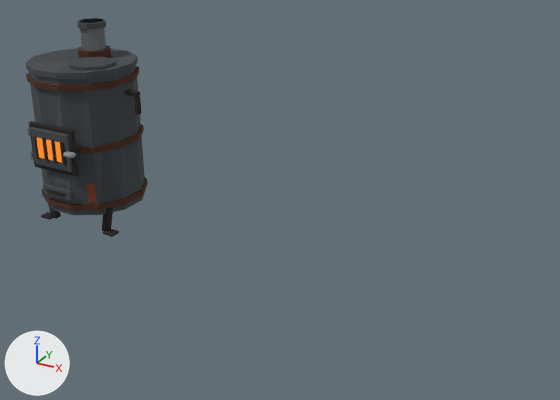
A saved change to the Blender file models/machine/stove_heat.blend.
Rendered twice from a 50 mm lens placed at (2.67, -2.52, 1.55), pointed at (1.33, -0.08, 0.32). Arrows for +X, +Y and +Z are at lower left; the lights stay in place. The older version comes first.

In view in the first picture: 'stove_heat_stalnaya_bochka_idle'.
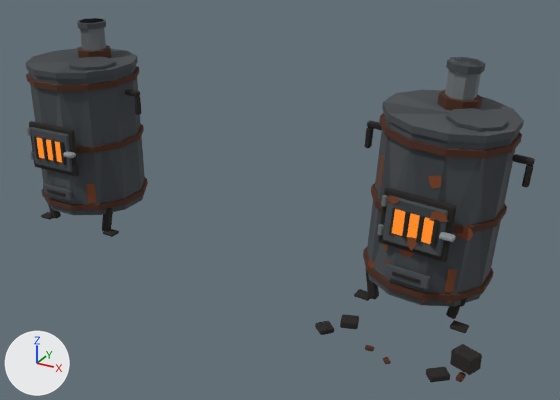
Location of each change, [x1, y1, x2, y2] in pixels of the pictures (560 x 400 px):
'stove_heat_stalnaya_bochka_broken', added
    after: [315, 57, 535, 382]
    faces in mat_palette (picture img_palette_png): [315, 57, 535, 382]
    faces in mat_palette_glow (picture img_palette_png): [392, 209, 434, 244]

Patch to the scene script:
```diff
--- a/models/machine/stove_heat.blend.py
+++ b/models/machine/stove_heat.blend.py
@@ me_stove_heat_stalnaya_bochka_broken @@
+me_stove_heat_stalnaya_bochka_broken.from_pydata(...)  # 952 vertices, 962 faces; spans x -0.268..0.342, y -0.485..0.234, z 0.0..0.917
+# faces by material slot: [956, 6]
+me_stove_heat_stalnaya_bochka_broken.materials.append(mat_palette)  # picture img_palette_png
+me_stove_heat_stalnaya_bochka_broken.materials.append(mat_palette_glow)  # picture img_palette_png
@@ ob_stove_heat_stalnaya_bochka_broken @@
+ob_stove_heat_stalnaya_bochka_broken = bpy.data.objects.new('stove_heat_stalnaya_bochka_broken', me_stove_heat_stalnaya_bochka_broken)
+ob_stove_heat_stalnaya_bochka_broken.location = (1.905, 0.0, 0.0)
```
